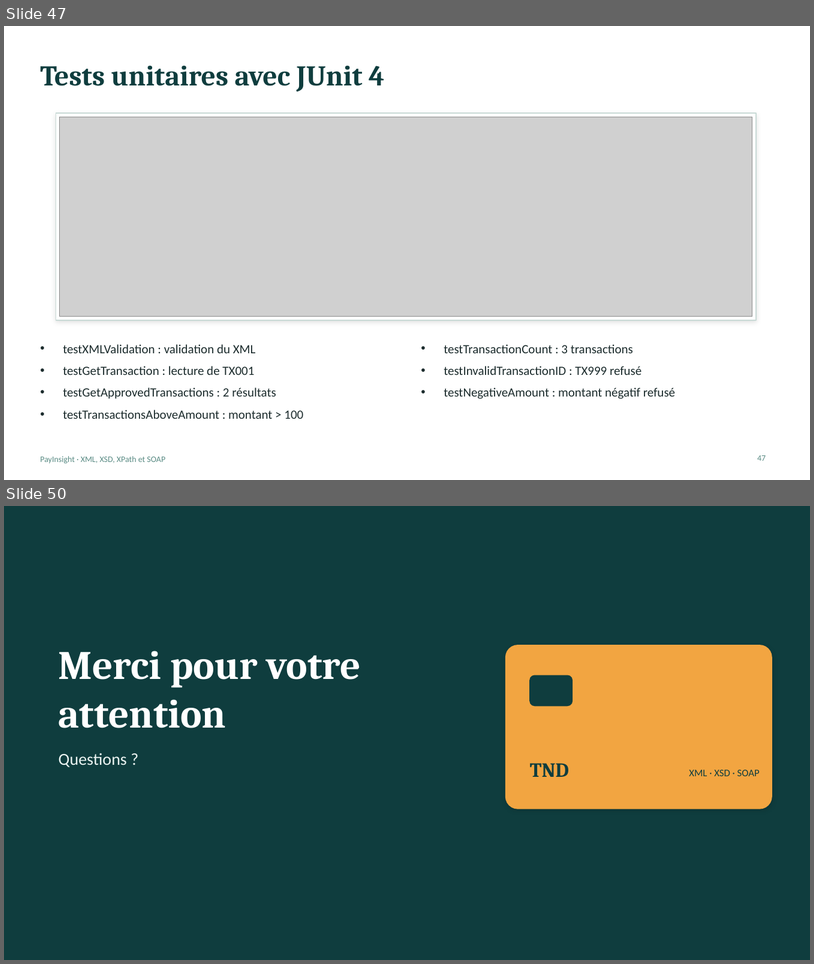
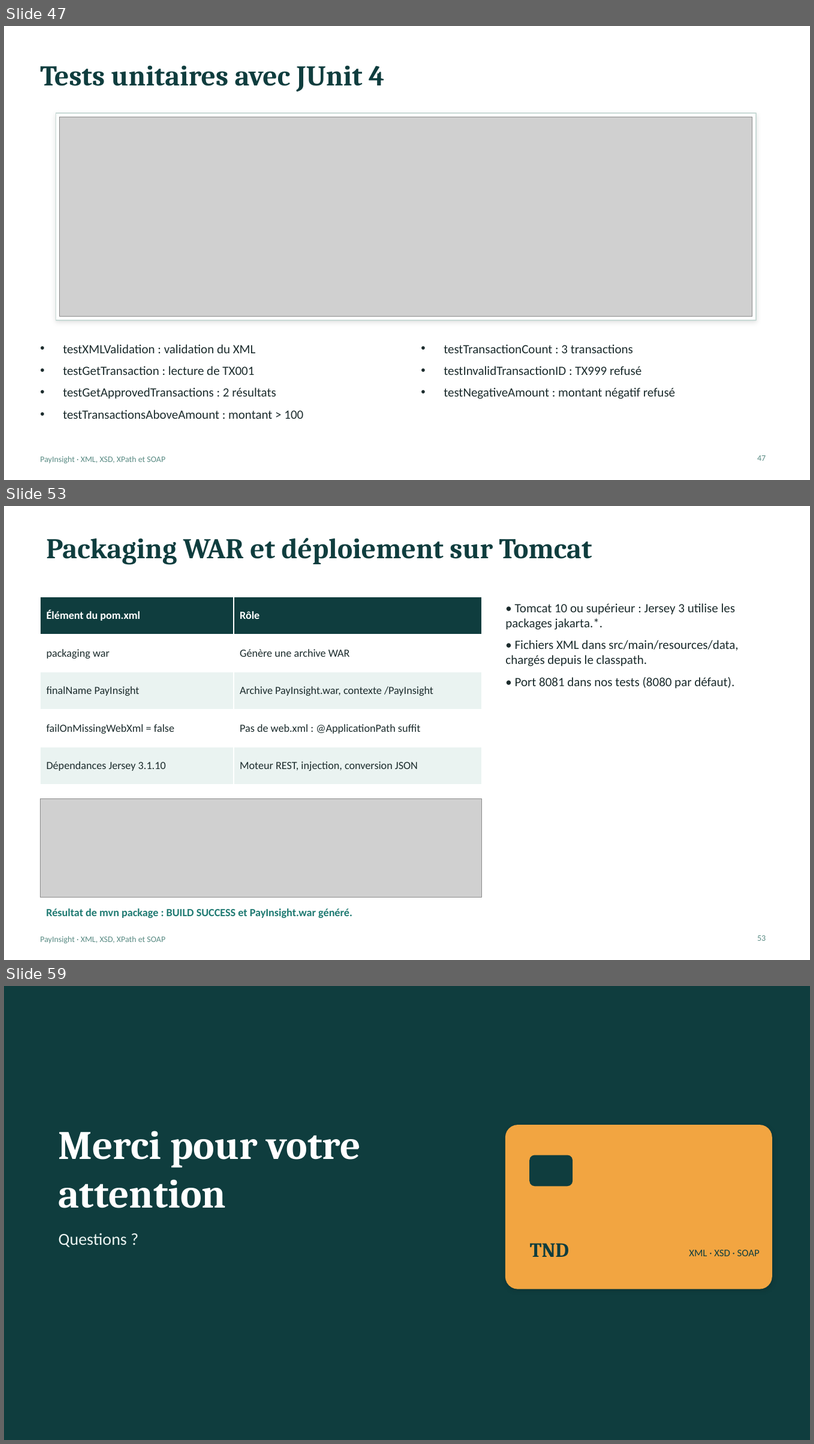
Before and after one commit to bouassidachayma/PayInsight, a slide deck: PayInsight_Presentation.pptx. Shown one above the other, each under a label of ours: slides 47 and 50 before the commit, slides 47, 53 and 59 after it; the slides between them are not shown. The pictures are 814x964 and 814x1444 pixels, drawn with LibreOffice and Linux fonts; fonts in the diff are those of the drawing; grey boxes stand for pictures. Boxes give left, top, right and bottom in pixels: in the first picture for what was removed or moved away, otherwise in the second. Text is boxed around its words. In the diff, an @@ line names an element or a change of style, - is before the commit and + after.

Commit message:
Integrate REST API with Jersey and add input validation

```diff
--- a/PayInsight_Presentation.pptx
+++ b/PayInsight_Presentation.pptx
@@ slide 53 added at (x1=4, y1=506, x2=810, y2=960), background #FFFFFF; not listed: 1 template element that a slide beside it also shows @@
@@ title added at (x1=46, y1=538, x2=593, y2=565), 34 pt, text #0F3D3E, bold @@
+Packaging WAR et déploiement sur Tomcat
@@ table added at (x1=40, y1=597, x2=482, y2=784), 5 rows, 2 columns @@
+Élément du pom.xml | Rôle
+packaging war | Génère une archive WAR
+finalName PayInsight | Archive PayInsight.war, contexte /PayInsight
+failOnMissingWebXml = false | Pas de web.xml : @ApplicationPath suffit
+Dépendances Jersey 3.1.10 | Moteur REST, injection, conversion JSON
@@ text added at (x1=506, y1=603, x2=738, y2=688), 15 pt, text #1B2B2C @@
+• Tomcat 10 ou supérieur : Jersey 3 utilise les packages jakarta.*.
+• Fichiers XML dans src/main/resources/data, chargés depuis le classpath.
+• Port 8081 dans nos tests (8080 par défaut).
@@ picture added at (x1=40, y1=799, x2=482, y2=897) @@
@@ text added at (x1=46, y1=908, x2=353, y2=918), 13 pt, text #1F7A72, bold @@
+Résultat de mvn package : BUILD SUCCESS et PayInsight.war généré.
@@ page number added at (x1=758, y1=935, x2=766, y2=940), 10 pt, text #5B8C85 @@
+53
@@ what was slide 50 is now slide 59 @@
```
Also in this commit, not shown: 11 slides changed, 8 other slides added.
